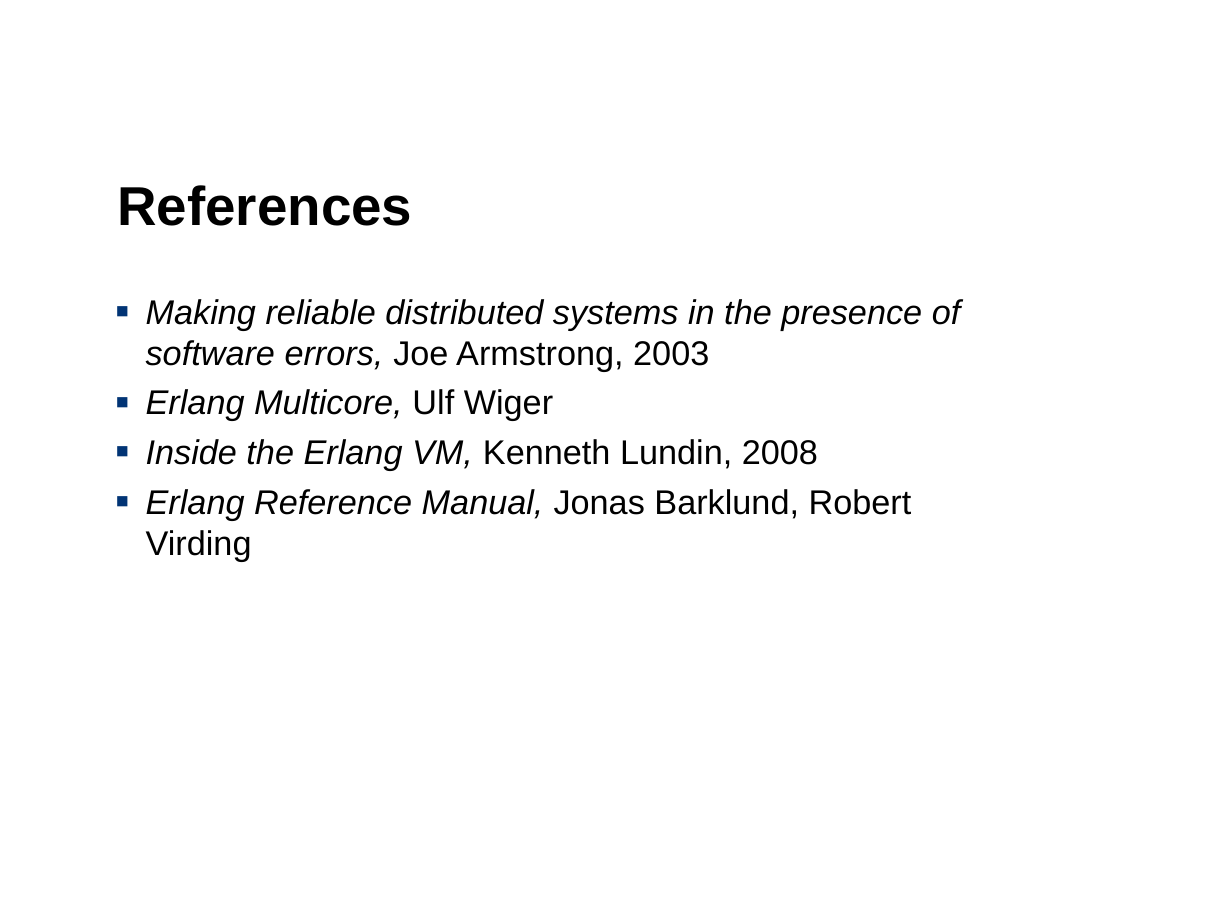
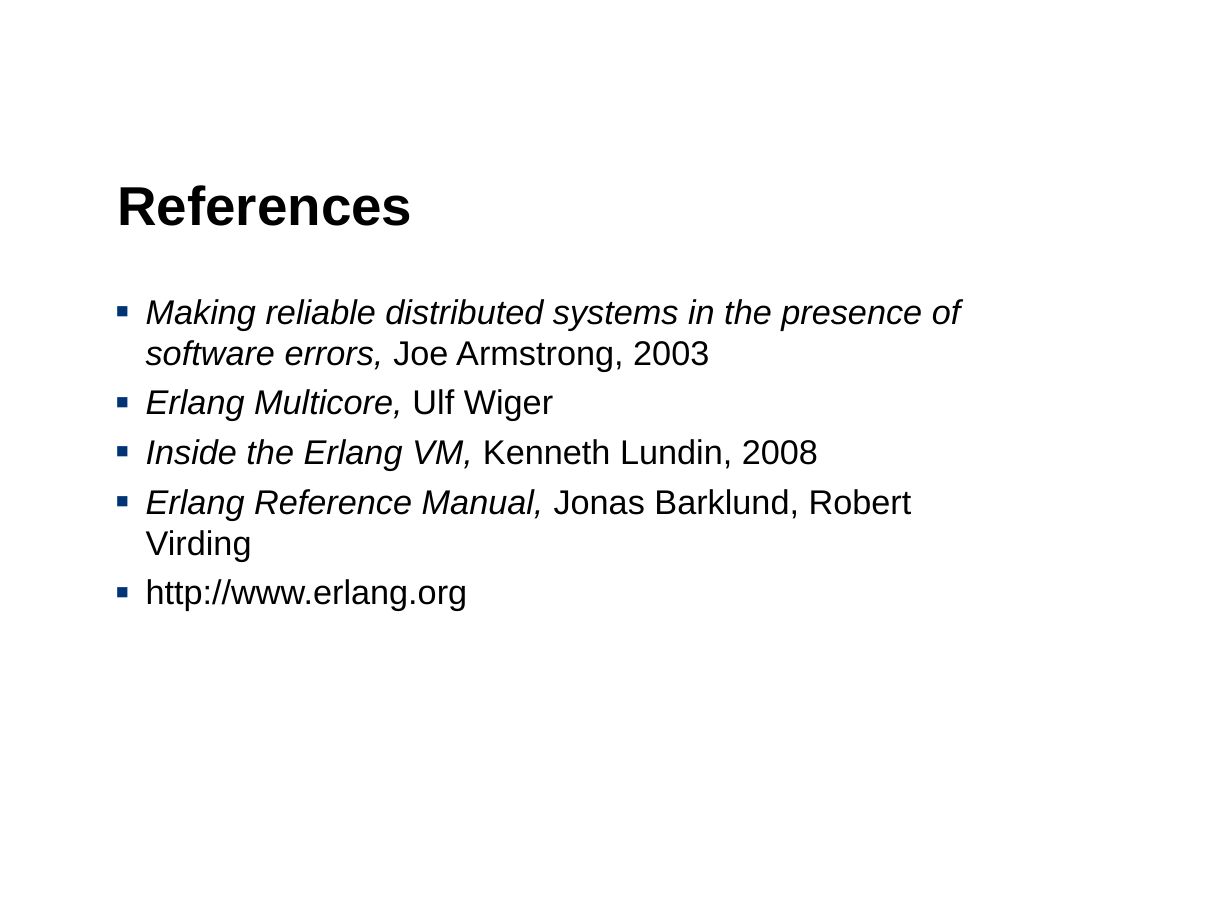
Before and after one commit to devmanner/devmanner, a slide deck: slide 34 of erlang/ErlangMulticore/Erlang.ppt. Drawn at 1232x924 pixels with LibreOffice and Linux fonts; fonts in the diff are those of the drawing; background and template pictures are left out. Boxes give left, top, right and bottom in pixels: in the first picture for what was removed or moved away, otherwise in the second. Text is boxed around its words. In the diff, an @@ line names an element or a change of style, - is before the commit and + after.

```diff
--- a/erlang/ErlangMulticore/Erlang.ppt
+++ b/erlang/ErlangMulticore/Erlang.ppt
@@ text at box(146, 579, 468, 611): paragraph added @@
+  ▪ http://www.erlang.org
```
Also in this commit, not shown: 1 slide added.
